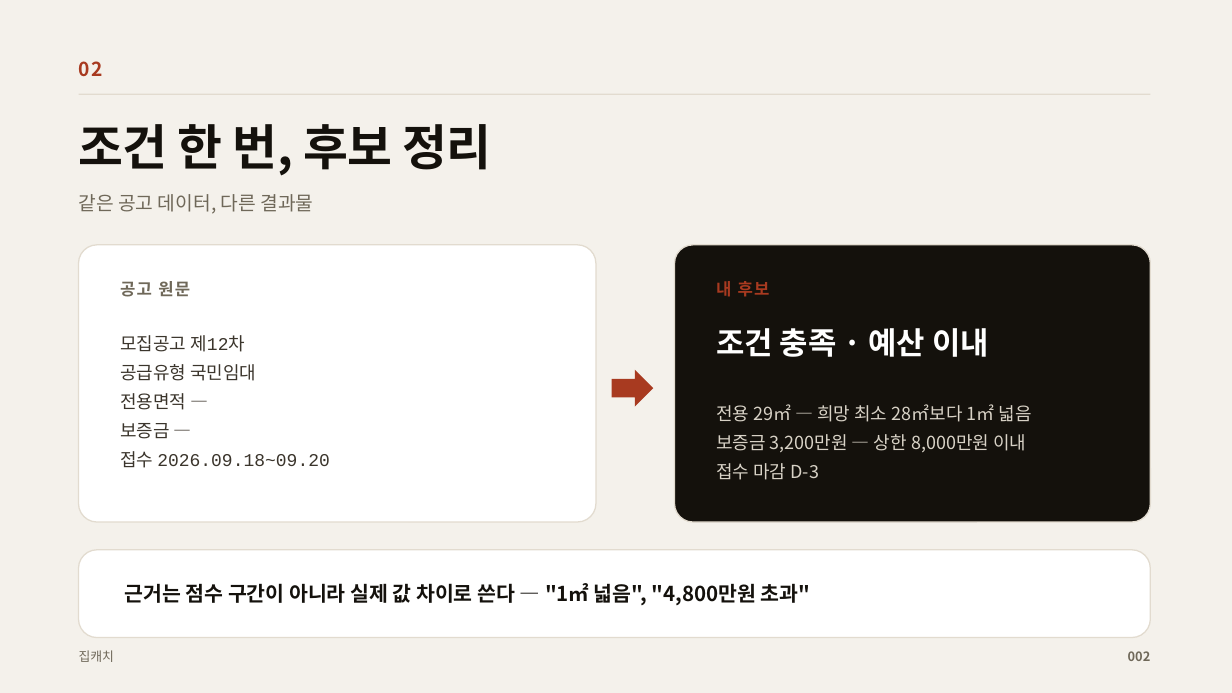
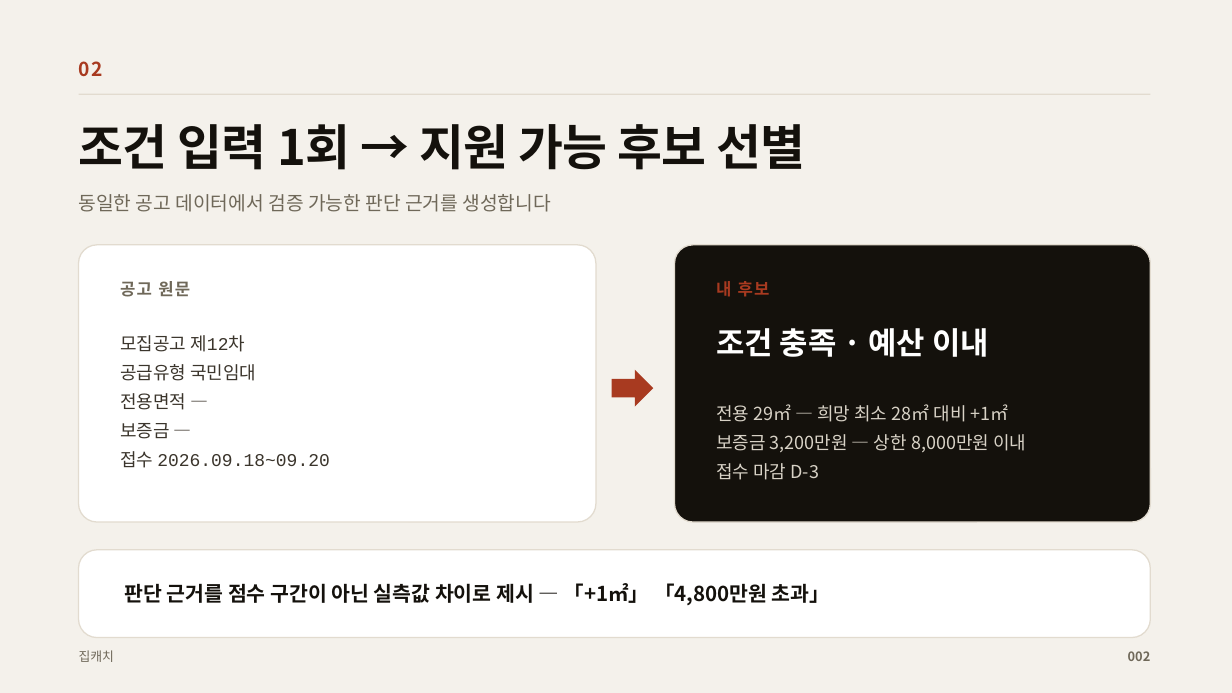
Before and after one commit to yubinxe/ch_insight, a slide deck: slide 3 of docs/presentation/집캐치_IR.pptx. Drawn at 1232x693 pixels with LibreOffice and Linux fonts; fonts in the diff are those of the drawing. Boxes give left, top, right and bottom in pixels: in the first picture for what was removed or moved away, otherwise in the second. Text is boxed around its words. In the diff, an @@ line names an element or a change of style, - is before the commit and + after.

```diff
--- a/docs/presentation/집캐치_IR.pptx
+++ b/docs/presentation/집캐치_IR.pptx
@@ text at bbox=[79, 124, 805, 170]: text changed @@
-조건 한 번, 후보 정리
+조건 입력 1회 → 지원 가능 후보 선별
@@ text at bbox=[79, 194, 551, 212]: text changed @@
-같은 공고 데이터, 다른 결과물
+동일한 공고 데이터에서 검증 가능한 판단 근거를 생성합니다
@@ text at bbox=[716, 404, 1009, 422]: text changed @@
-전용 29㎡ — 희망 최소 28㎡보다 1㎡ 넓음
+전용 29㎡ — 희망 최소 28㎡ 대비 +1㎡
@@ text at bbox=[125, 583, 830, 605]: text changed @@
-근거는 점수 구간이 아니라 실제 값 차이로 쓴다 — "1㎡ 넓음", "4,800만원 초과"
+판단 근거를 점수 구간이 아닌 실측값 차이로 제시 — 「+1㎡」 「4,800만원 초과」
```
Also in this commit, not shown: 9 other slides changed, 2 other files.
